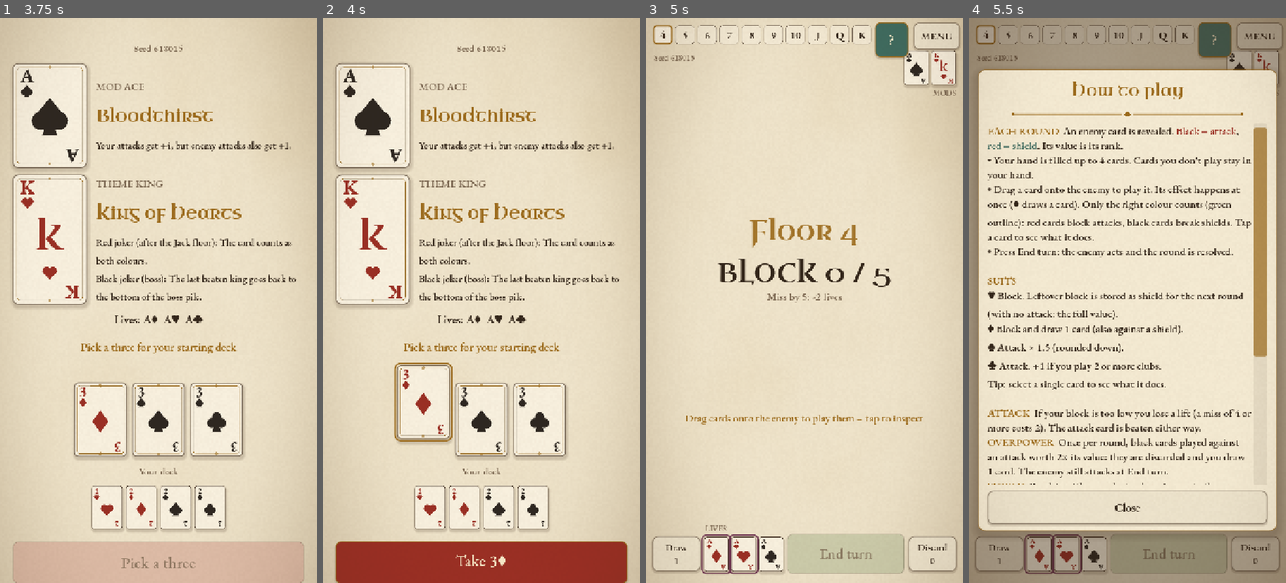
Above: before the commit, frames 1-4 (left to right).
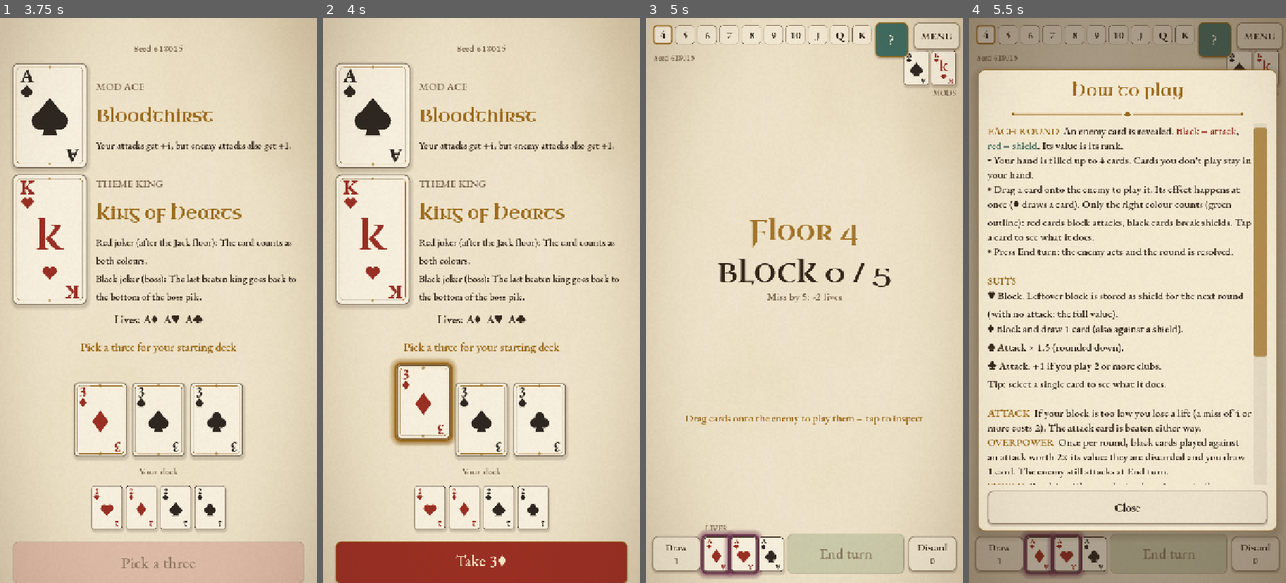
Above: after the commit, the same moments.

Repository: Tegeltorn/RogueCards
Game: Godot game, scene res://ui/main.tscn
Two runs of this game, one before a commit and one after it. Both use one fixed random seed, a clock stepped at 60 frames per second and the inputs below.
Inputs (mouse positions are in pixels of both pictures, inside the frame that each line leads up to):
- Up to frame 1 (3.75 s): click (126, 390) at 0.52 s; type "12" at 0.6 s; click "New run" at 1.25 s; drag from (50, 114) to (190, 176) at 2.02 s; drag from (50, 238) to (142, 413) at 2.77 s; move the mouse to (101, 419) at 3.52 s; click (101, 419) at 3.67 s
- Up to frame 2 (4 s): no input
- Up to frame 3 (5 s): click "Take 3♦" at 4.25 s
- Up to frame 4 (5.5 s): click "?" at 5 s

Frame 1 is identical in both runs. In frame 2, 0.9% of the frame differs, in the area x 21-43%, y 60-76%; in frame 3, 0.6%; in frame 4, 0.4%.

Commit message:
Make the 'counts' highlight on cards clearly visible
Brighter leaf-green COUNT colour (day and night), a 4 px ring and a soft glow
in the highlight colour, instead of a thin olive outline that blended into the
parchment.

Co-Authored-By: Claude Opus 5.5 <noreply@anthropic.com>
Claude-Session: https://claude.ai/code/session_01HcWJPvzAPmQdnkfv9roeo1

Diff:
--- a/ui/card_view.gd
+++ b/ui/card_view.gd
@@ -150,8 +150,13 @@
 	sh.shadow_offset = Vector2(2, 5 - lift * 0.12)
 	draw_style_box(sh, r)
 	if highlight.a > 0.0:
-		var g := Style.box(Color(highlight, highlight.a * 0.12), highlight, 3, rad + 5)
-		draw_style_box(g, r.grow(6))
+		# A clear ring: soft glow of the highlight colour, then a solid 4 px border just outside the card.
+		var glow := Style.box(Color(highlight, highlight.a * 0.22), Color(0, 0, 0, 0), 0, rad + 7)
+		glow.shadow_color = Color(highlight, highlight.a * 0.55)
+		glow.shadow_size = 12
+		glow.shadow_offset = Vector2.ZERO
+		draw_style_box(glow, r.grow(7))
+		draw_style_box(Style.box(Color(0, 0, 0, 0), highlight, 4, rad + 6), r.grow(6))
 	if not face_up:
 		_draw_back(r, a)
 	else:
--- a/ui/screens/combat.gd
+++ b/ui/screens/combat.gd
@@ -537,7 +537,7 @@
 		if retaining and _retain_sel.has(id):
 			cv.highlight = Style.GOLD
 		elif playing and _e.is_effective(c):
-			cv.highlight = Color(Style.GREEN, 0.85)  # counts against the current enemy
+			cv.highlight = Style.COUNT  # counts against the current enemy
 		else:
 			cv.highlight = Color(0, 0, 0, 0)
 	_main_btn.disabled = main.is_busy()
--- a/ui/screens/reward.gd
+++ b/ui/screens/reward.gd
@@ -139,7 +139,7 @@
 		_deck_views[c.id] = cv
 		if c.id == _fresh_id:
 			cv.pop(0.2)
-			cv.highlight = Style.GREEN
+			cv.highlight = Style.COUNT
 			var tw := cv.create_tween()
 			tw.tween_interval(0.8)
 			tw.tween_callback(func():
--- a/ui/style.gd
+++ b/ui/style.gd
@@ -14,7 +14,8 @@
 static var BLACK: Color   # black suits, secondary buttons
 static var GOLD: Color    # highlights, headings
 static var BLUE: Color    # shields and info (a blue-free verdigris)
-static var GREEN: Color   # "this counts" and confirmations
+static var GREEN: Color   # confirmations, main action button
+static var COUNT: Color   # highlight on cards that count against the enemy (brighter leaf green)
 static var PLUM: Color    # sacrifices, debug and other rare actions
 static var STEEL: Color   # sword blade
 static var PANEL: Color   # overlay panels
@@ -49,6 +50,7 @@
 		GOLD = Color("9c6b1c")
 		BLUE = Color("3f6b5f")
 		GREEN = Color("4d6b2f")
+		COUNT = Color("3f9a2a")
 		PLUM = Color("6e3550")
 		STEEL = Color("8a8173")
 		PANEL = Color("f4ead2")
@@ -65,6 +67,7 @@
 		GOLD = Color("c99a4a")
 		BLUE = Color("7f9c84")
 		GREEN = Color("8a9f55")
+		COUNT = Color("9fd45a")
 		PLUM = Color("8a4a66")
 		STEEL = Color("b8ab95")
 		PANEL = Color("2a1f18")
